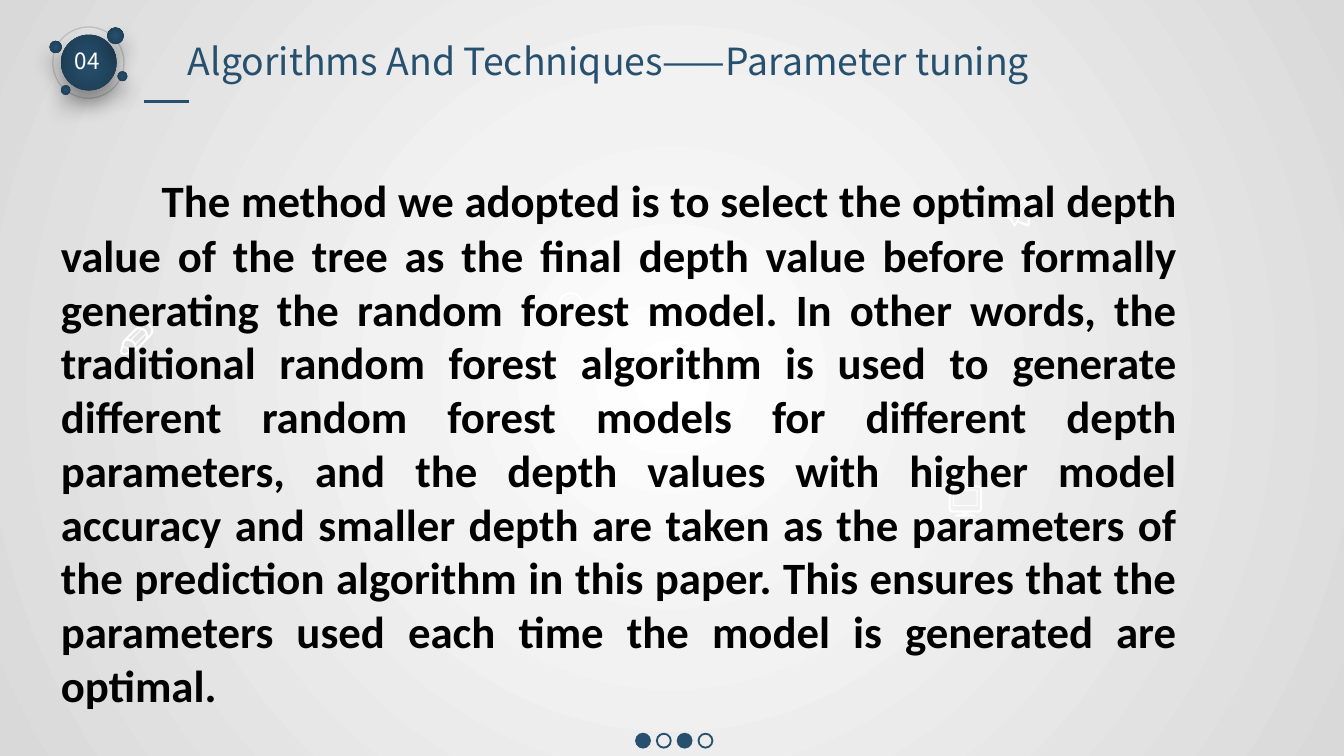
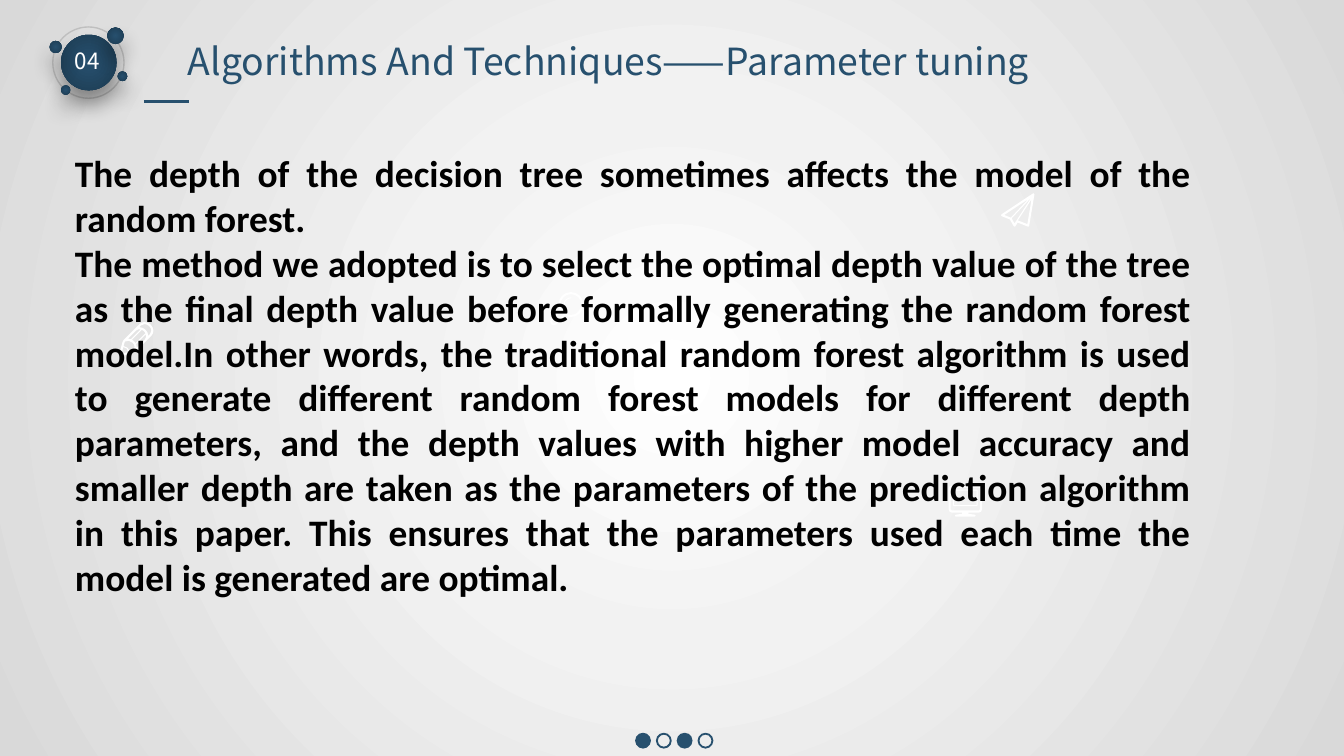
Before and after one commit to 545593069/RandomForest, a slide deck: slide 26 of group_11.pptx (slide 21 before the commit). Drawn at 1344x756 pixels with LibreOffice and Linux fonts; fonts in the diff are those of the drawing. Boxes give left, top, right and bottom in pixels: in the first picture for what was removed or moved away, otherwise in the second. Text is boxed around its words. In the diff, an @@ line names an element or a change of style, - is before the commit and + after.

```diff
--- a/group_11.pptx
+++ b/group_11.pptx
@@ text at <box>75,160,1191,598</box>: text changed; size 24 to 20 pt @@
-The method we adopted is to select the optimal depth value of the tree as the final depth value before formally generating the random forest model. In other words, the traditional random forest algorithm is used to generate different random forest models for different depth parameters, and the depth values with higher model accuracy and smaller depth are taken as the parameters of the prediction algorithm in this paper. This ensures that the parameters used each time the model is generated are optimal.
+The depth of the decision tree sometimes affects the model of the random forest.
+The method we adopted is to select the optimal depth value of the tree as the final depth value before formally generating the random forest model.In other words, the traditional random forest algorithm is used to generate different random forest models for different depth parameters, and the depth values with higher model accuracy and smaller depth are taken as the parameters of the prediction algorithm in this paper. This ensures that the parameters used each time the model is generated are optimal.
```
Also in this commit, not shown: 10 other slides changed, 6 slides added, 4 other files.
